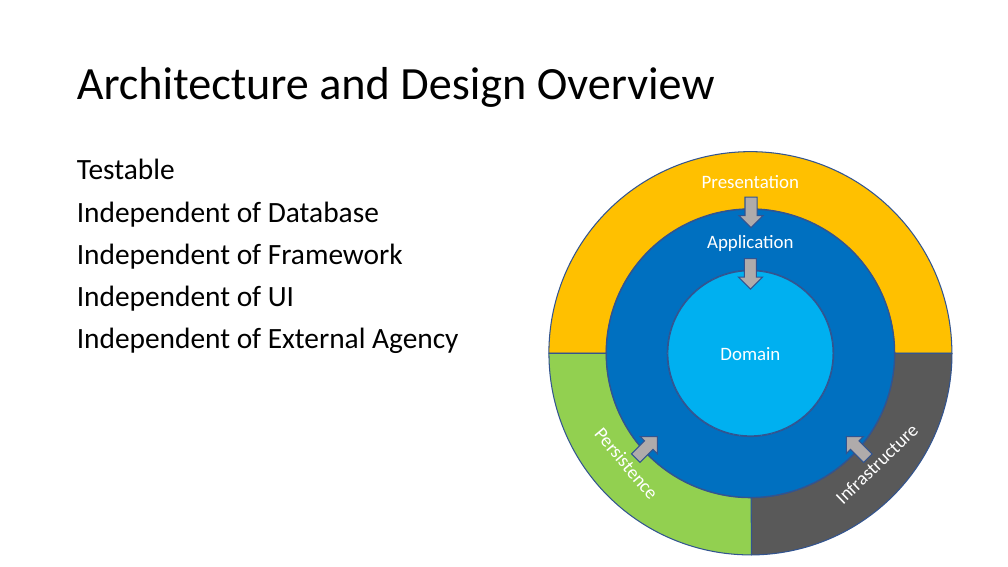
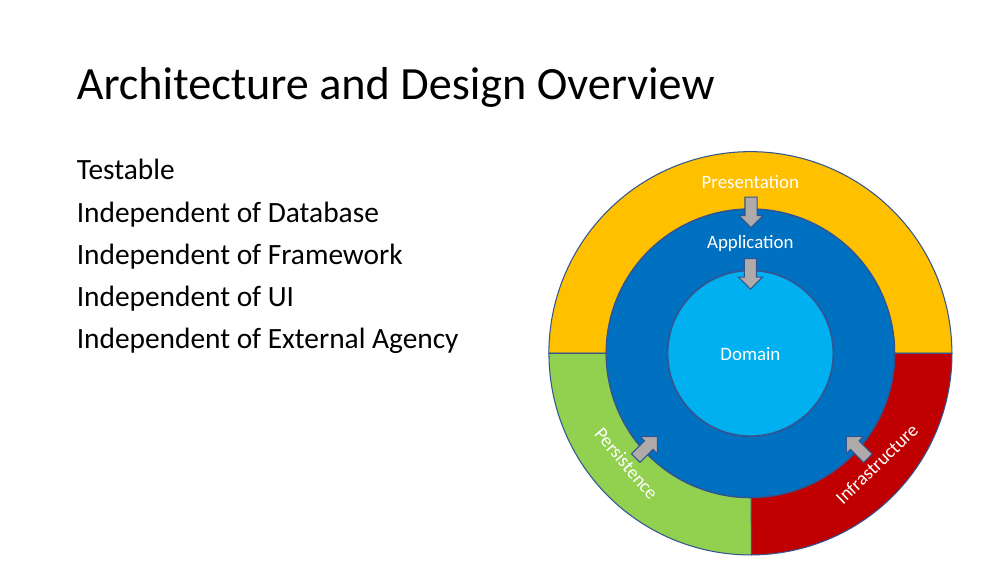
Before and after one commit to EnterpriseProductsLP/tag-tech-spikes, a slide deck: slide 5 of src/end-to-end-example/Presentation/Clean Architecture with .Net Core.pptx. Drawn at 1008x567 pixels with LibreOffice and Linux fonts; fonts in the diff are those of the drawing. Boxes give left, top, right and bottom in pixels: in the first picture for what was removed or moved away, otherwise in the second. Text is boxed around its words. In the diff, an @@ line names an element or a change of style, - is before the commit and + after.

```diff
--- a/src/end-to-end-example/Presentation/Clean Architecture with .Net Core.pptx
+++ b/src/end-to-end-example/Presentation/Clean Architecture with .Net Core.pptx
@@ arch (boxed as its full ring) at box(549, 152, 952, 555): fill #595959 to #C00000 @@
```
Also in this commit, not shown: 2 other slides changed, 3 slides added, 20 other files.
